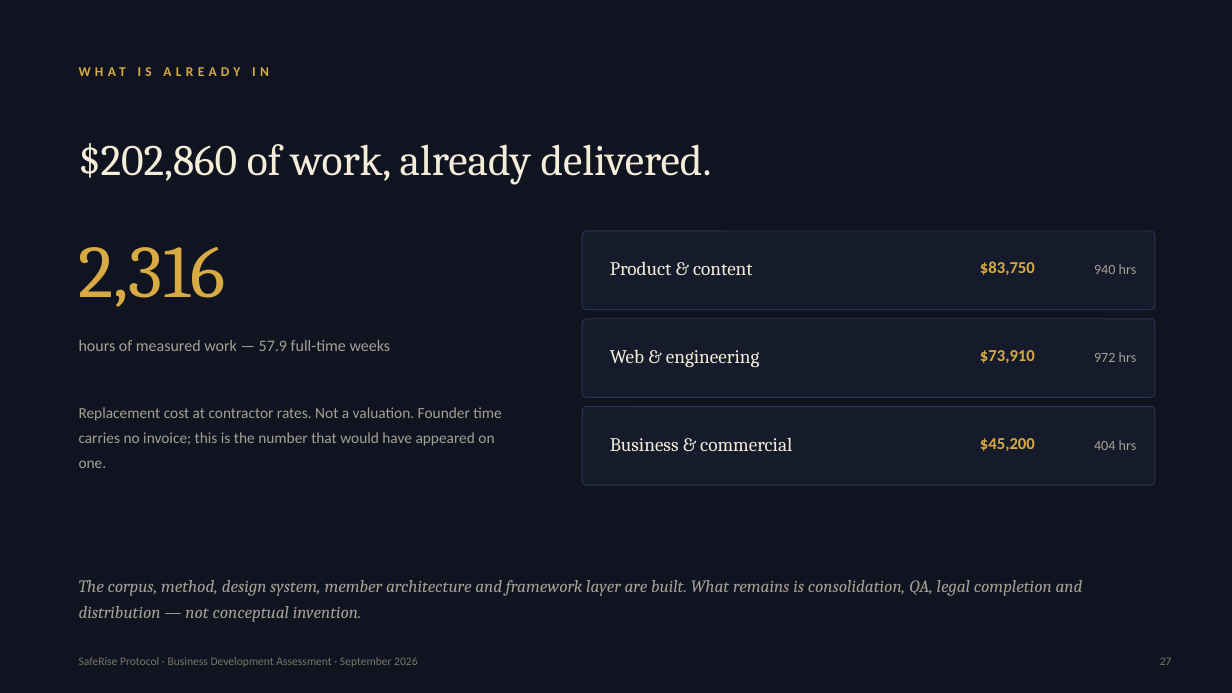
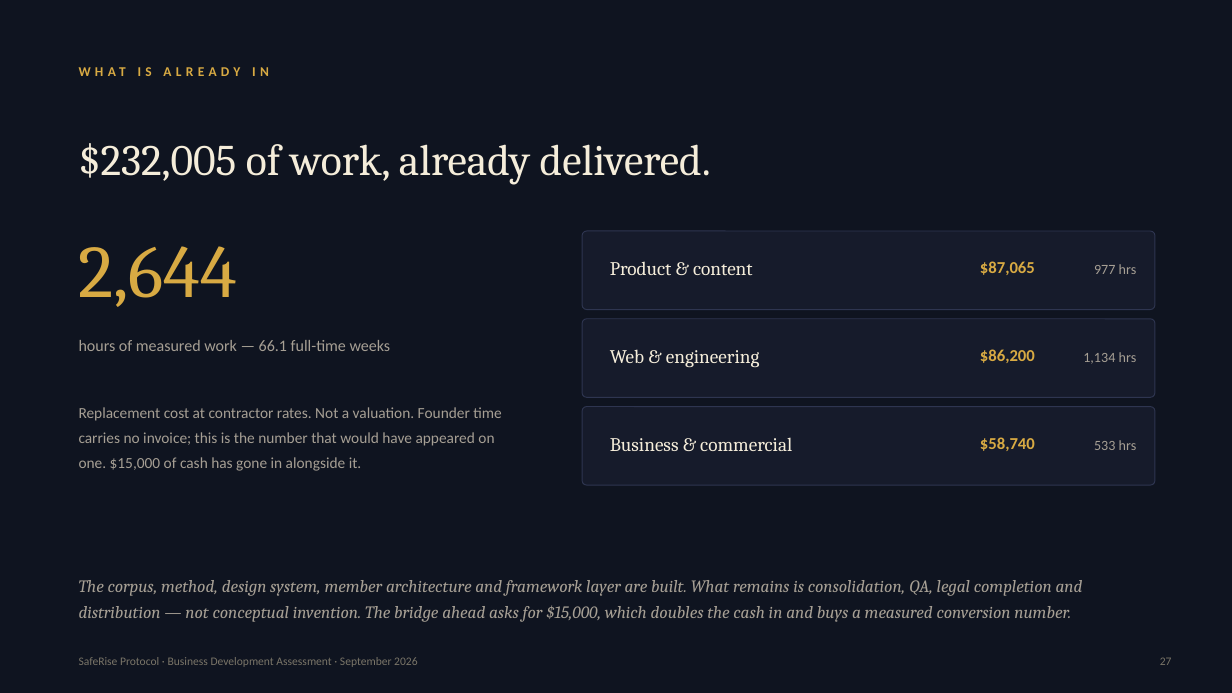
Before and after one commit to robleyworks/saferise, a slide deck: slide 27 of docs/business/SafeRise-Investor-Deck.pptx. Drawn at 1232x693 pixels with LibreOffice and Linux fonts; fonts in the diff are those of the drawing. Boxes give left, top, right and bottom in pixels: in the first picture for what was removed or moved away, otherwise in the second. Text is boxed around its words. In the diff, an @@ line names an element or a change of style, - is before the commit and + after.

```diff
--- a/docs/business/SafeRise-Investor-Deck.pptx
+++ b/docs/business/SafeRise-Investor-Deck.pptx
@@ text at [79, 143, 711, 185]: text changed @@
-$202,860 of work, already delivered.
+$232,005 of work, already delivered.
@@ text at [79, 246, 238, 307]: text changed @@
-2,316
+2,644
@@ text at [980, 261, 1035, 275]: text changed @@
-$83,750
+$87,065
@@ text at [1094, 264, 1137, 274]: text changed @@
-940 hrs
+977 hrs
@@ text at [79, 340, 391, 351]: text changed @@
-hours of measured work — 57.9 full-time weeks
+hours of measured work — 66.1 full-time weeks
@@ text at [980, 349, 1035, 363]: text changed @@
-$73,910
+$86,200
@@ text at [1083, 352, 1137, 364]: text changed @@
-972 hrs
+1,134 hrs
@@ text at [79, 407, 501, 471]: text changed @@
-Replacement cost at contractor rates. Not a valuation. Founder time carries no invoice; this is the number that would have appeared on one.
+Replacement cost at contractor rates. Not a valuation. Founder time carries no invoice; this is the number that would have appeared on one. $15,000 of cash has gone in alongside it.
@@ text at [980, 437, 1035, 451]: text changed @@
-$45,200
+$58,740
@@ text at [1094, 440, 1137, 450]: text changed @@
-404 hrs
+533 hrs
@@ text at [79, 580, 1083, 622]: text changed @@
-The corpus, method, design system, member architecture and framework layer are built. What remains is consolidation, QA, legal completion and distribution — not conceptual invention.
+The corpus, method, design system, member architecture and framework layer are built. What remains is consolidation, QA, legal completion and distribution — not conceptual invention. The bridge ahead asks for $15,000, which doubles the cash in and buys a measured conversion number.
```
Also in this commit, not shown: 7 other slides changed, 3 other files.
